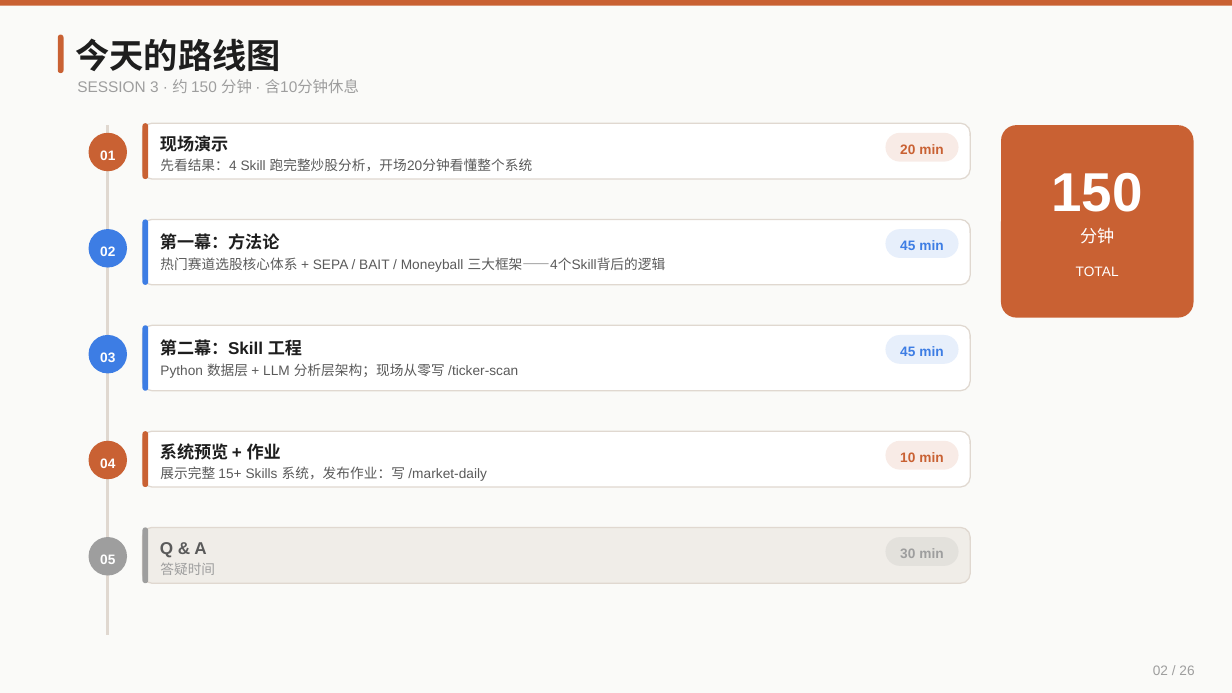
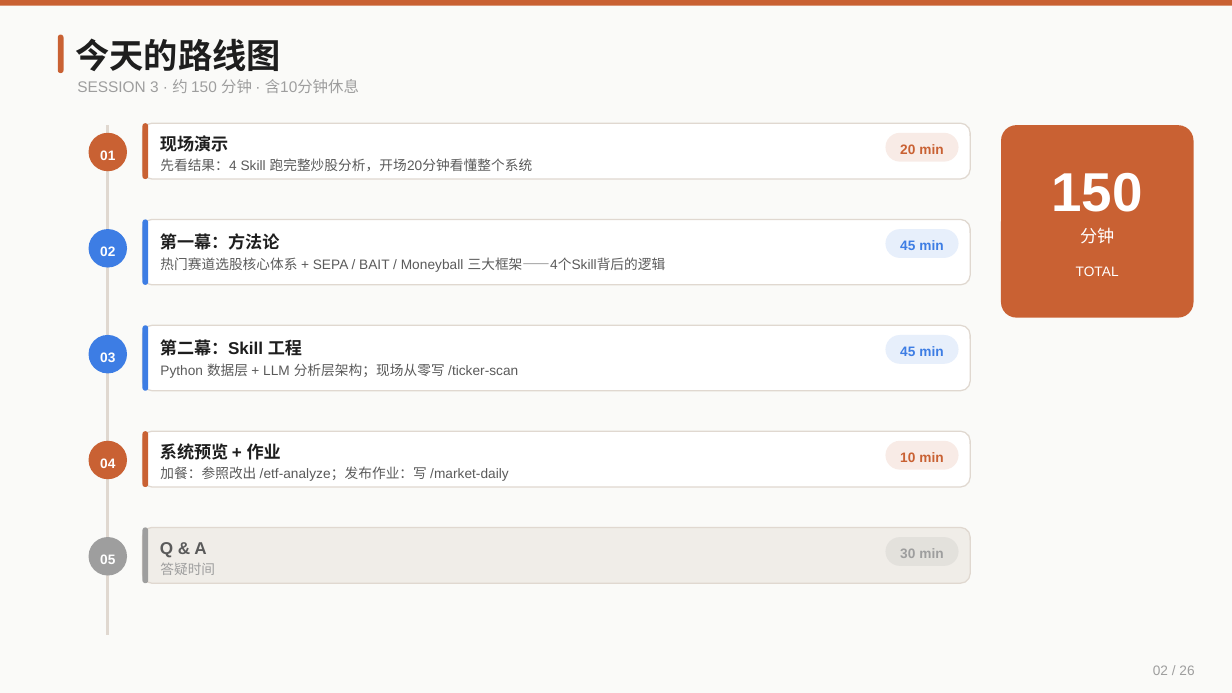
Before and after one commit to austinxyz/course-portal, a slide deck: slide 2 of dl/claude_course_s4.pptx. Drawn at 1232x693 pixels with LibreOffice and Linux fonts; fonts in the diff are those of the drawing. Boxes give left, top, right and bottom in pixels: in the first picture for what was removed or moved away, otherwise in the second. Text is boxed around its words. In the diff, an @@ line names an element or a change of style, - is before the commit and + after.

```diff
--- a/dl/claude_course_s4.pptx
+++ b/dl/claude_course_s4.pptx
@@ text at (160,466,509,481): text changed @@
-展示完整 15+ Skills 系统，发布作业：写 /market-daily
+加餐：参照改出 /etf-analyze；发布作业：写 /market-daily
```
Also in this commit, not shown: 2 other slides changed, 5 other files.
